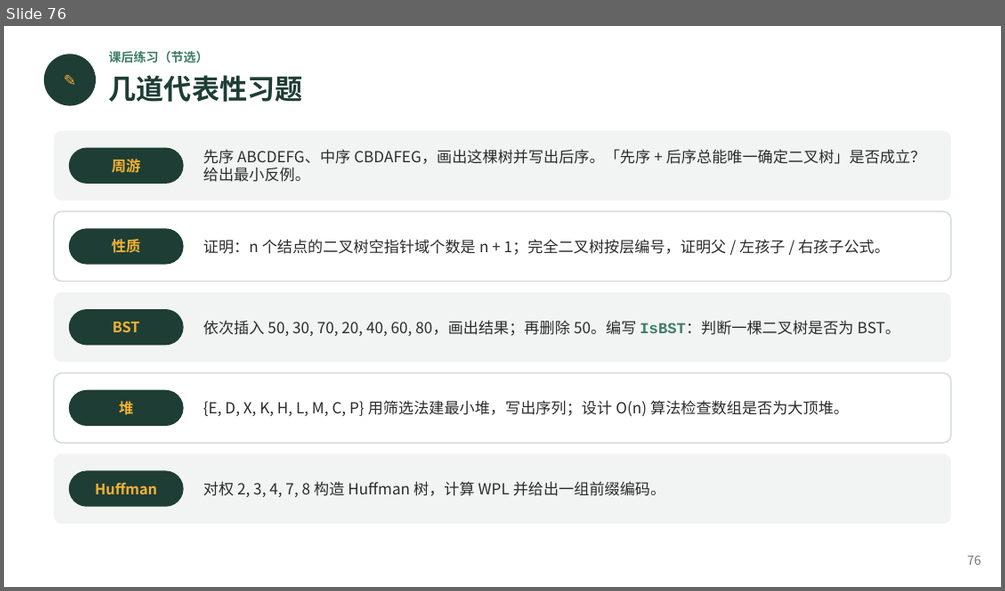
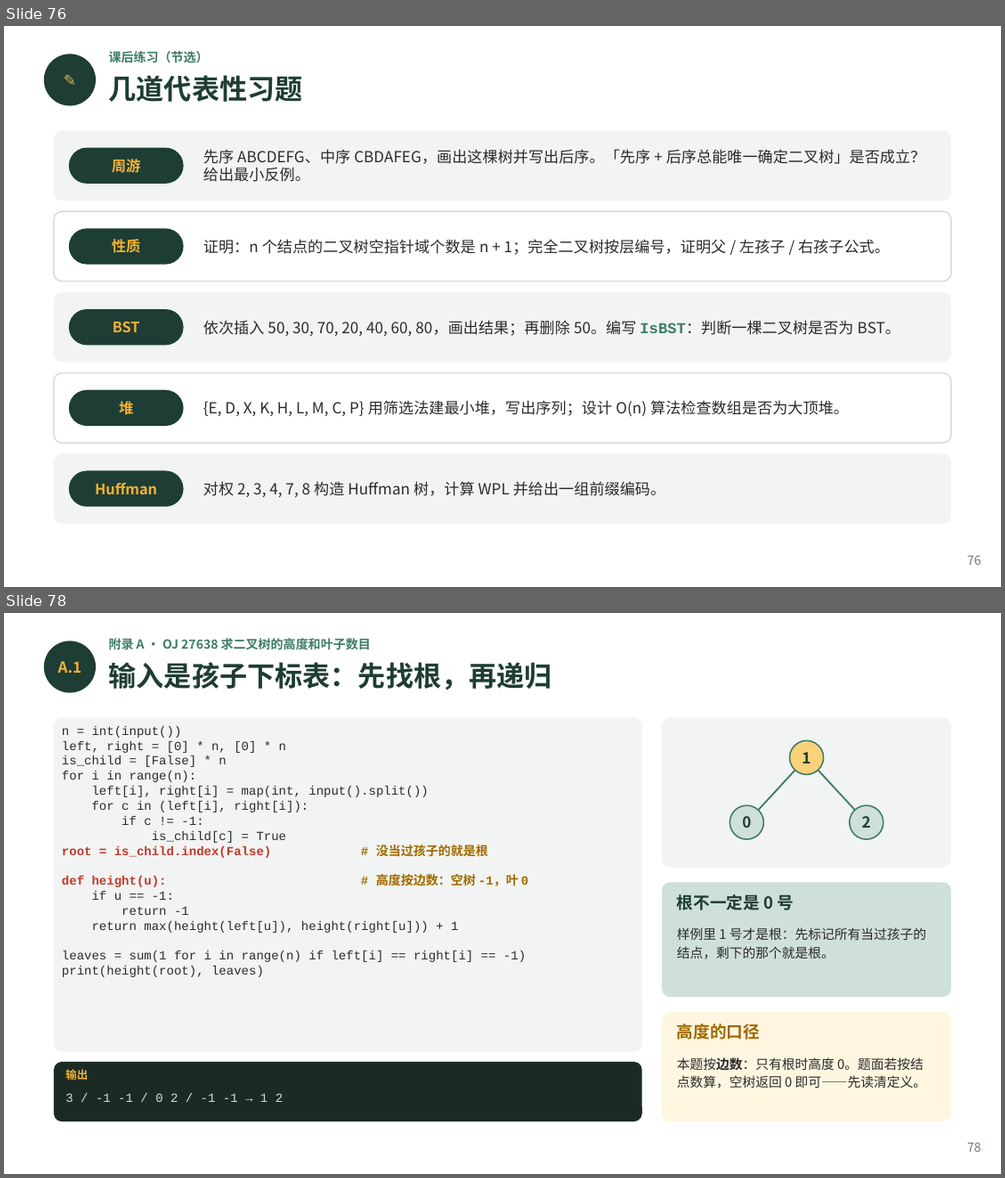
Before and after one commit to GMyhf/2026fall-cs201, a slide deck: courseware/202609_DSA_05_Binary_Tree.pptx. Shown one above the other, each under a label of ours: slide 76 before the commit, slides 76 and 78 after it; the slides between them are not shown. The pictures are 1005x591 and 1005x1178 pixels, drawn with LibreOffice and Linux fonts; fonts in the diff are those of the drawing. Boxes give left, top, right and bottom in pixels: in the first picture for what was removed or moved away, otherwise in the second. Text is boxed around its words. In the diff, an @@ line names an element or a change of style, - is before the commit and + after.

```diff
--- a/courseware/202609_DSA_05_Binary_Tree.pptx
+++ b/courseware/202609_DSA_05_Binary_Tree.pptx
@@ slide 78 added at box(4, 613, 1001, 1174), background #FFFFFF @@
@@ text added at box(109, 637, 371, 653), 9 pt, text #3E7C68, bold @@
+附录 A · OJ 27638 求二叉树的高度和叶子数目
@@ ellipse added at box(44, 641, 96, 693), fill #1E3D34 @@
@@ text added at box(58, 661, 82, 673), 11 pt, text #F2B134, bold @@
+A.1
@@ text added at box(109, 662, 553, 690), 20 pt, text #1E3D34, bold @@
+输入是孩子下标表：先找根，再递归
@@ rounded rectangle added at box(54, 718, 642, 1052), fill #F1F4F2 @@
@@ rounded rectangle added at box(662, 718, 951, 868), fill #F1F4F2 @@
@@ text added at box(62, 726, 528, 977), 9 pt, text #2B2B2B @@
+n = int(input())
+left, right = [0] * n, [0] * n
+is_child = [False] * n
+for i in range(n):
+left[i], right[i] = map(int, input().split())
+for c in (left[i], right[i]):
+if c != -1:
+is_child[c] = True
+root = is_child.index(False) # 没当过孩子的就是根
+def height(u): # 高度按边数：空树 -1，叶 0
+if u == -1:
+return -1
+return max(height(left[u]), height(right[u])) + 1
+leaves = sum(1 for i in range(n) if left[i] == right[i] == -1)
+print(height(root), leaves)
@@ ellipse added at box(790, 740, 824, 774), fill #F9D27A, outline #3E7C68 1 pt @@
@@ line added from (807, 757) to (746, 822), #3E7C68 1.2 pt @@
@@ text added at box(801, 752, 810, 763), 11 pt, text #1E3D34, bold @@
+1
@@ line added from (807, 757) to (866, 822), #3E7C68 1.2 pt @@
@@ ellipse added at box(729, 805, 763, 839), fill #CFE0D8, outline #3E7C68 1 pt @@
@@ text added at box(742, 816, 751, 827), 11 pt, text #1E3D34, bold @@
+0
@@ ellipse added at box(850, 805, 883, 839), fill #CFE0D8, outline #3E7C68 1 pt @@
@@ text added at box(862, 816, 871, 827), 11 pt, text #1E3D34, bold @@
+2
@@ rounded rectangle added at box(662, 882, 951, 997), fill #CFE0D8 @@
@@ text added at box(677, 894, 794, 910), 12 pt, text #1E3D34, bold @@
+根不一定是 0 号
@@ text added at box(677, 927, 926, 959), 9.5 pt, text #2B2B2B @@
+样例里 1 号才是根：先标记所有当过孩子的结点，剩下的那个就是根。
@@ rounded rectangle added at box(662, 1012, 951, 1121), fill #FFF6E0 @@
@@ text added at box(677, 1023, 760, 1039), 12 pt, text #A06A00, bold @@
+高度的口径
@@ rounded rectangle added at box(54, 1062, 642, 1121), fill #1B2B24 @@
@@ text added at box(677, 1057, 926, 1088), 9.5 pt, text #2B2B2B @@
+本题按边数：只有根时高度 0。题面若按结点数算，空树返回 0 即可——先读清定义。
@@ text added at box(65, 1069, 88, 1079), 8 pt, text #F2B134, bold @@
+输出
@@ text added at box(65, 1093, 283, 1102), 9 pt, text #CFE0D8 @@
+3 / -1 -1 / 0 2 / -1 -1 → 1 2
@@ text added at box(967, 1142, 981, 1151), 9 pt, text #6B7B74 @@
+78
```
Also in this commit, not shown: 2 slides changed, 6 other slides added, 2 other files.
